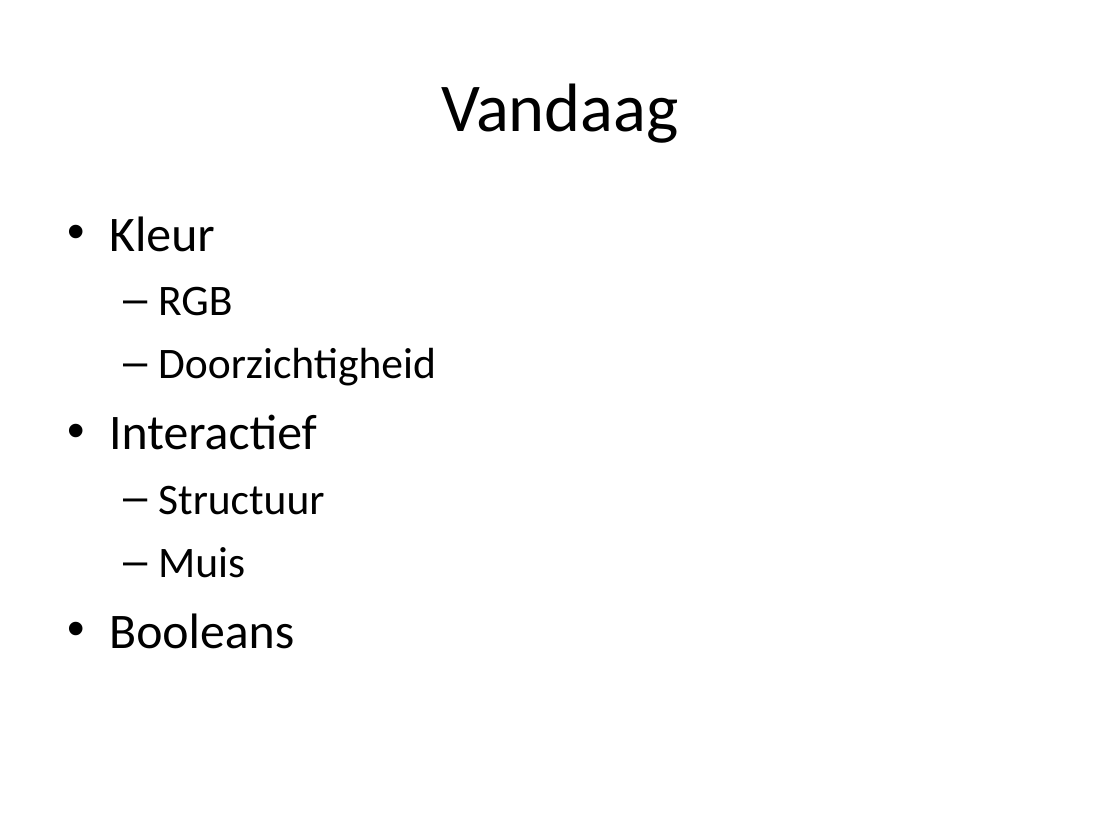
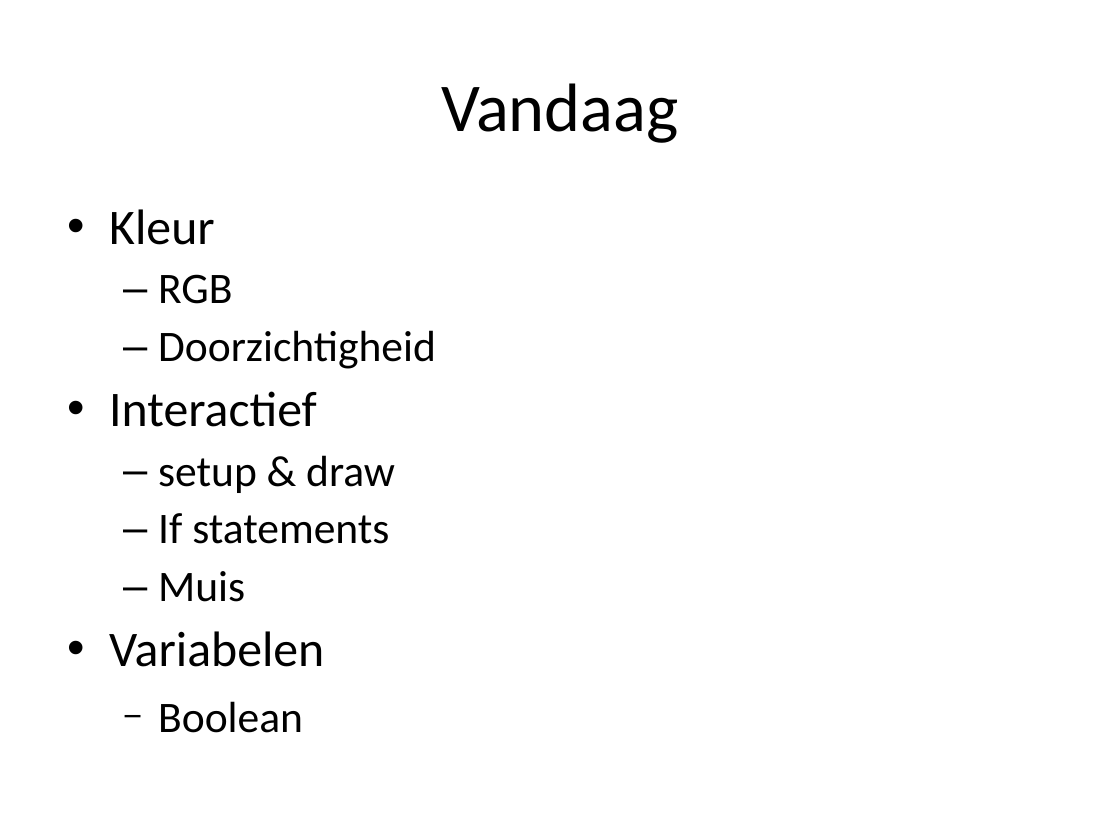
Before and after one commit to djog/dojo, a slide deck: slide 2 of Processing/B_kleur/B.odp. Drawn at 1120x840 pixels with LibreOffice and Linux fonts; fonts in the diff are those of the drawing. Boxes give left, top, right and bottom in pixels: in the first picture for what was removed or moved away, otherwise in the second. Text is boxed around its words. In the diff, an @@ line names an element or a change of style, - is before the commit and + after.

```diff
--- a/Processing/B_kleur/B.odp
+++ b/Processing/B_kleur/B.odp
@@ text at <box>109,209,436,602</box>: highlight none to #FFFFFF in "Kleur", "RGB", "Doorzichtigheid", "Interactief" and 1 more places; line spacing 1 to 0.9 @@
@@ text at <box>158,455,395,544</box>: text changed @@
-  – Structuur
+  – setup & draw
+  – If statements
@@ text at <box>109,631,324,733</box>: text changed @@
-• Booleans
+• Variabelen
+  − Boolean
```
Also in this commit, not shown: 1 other slide changed, 9 other files.
